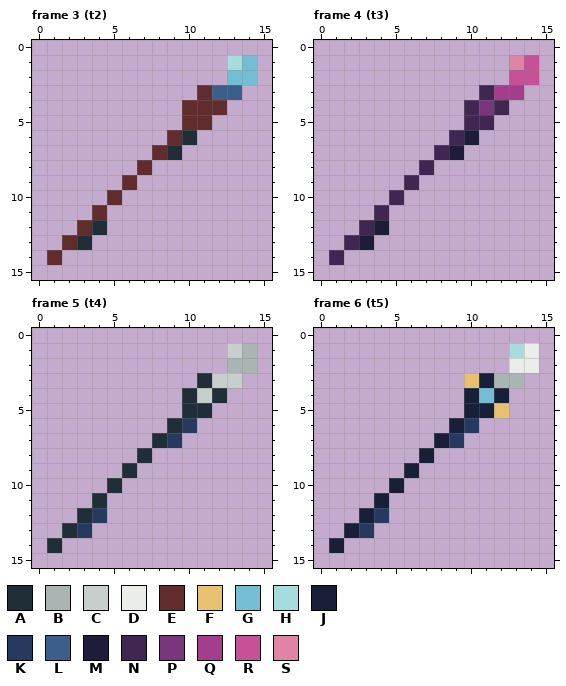
Pixel-art file -- Art/items/weapons/weapons.aseprite. Above is the file before it was changed.
16x16 pixels, 9 frames. Shown: frame 3 (t2), frame 4 (t3), frame 5 (t4), frame 6 (t5). The commit also changed other frames, which this record leaves out.
Palette (. is transparent): A #202e37  B #a8b5b2  C #c7cfcc  D #ebede9  E #602c2c  F #e8c170  G #73bed3  H #a4dddb  J #172038  K #253a5e  L #3c5e8b  M #1e1d39  N #402751  P #7a367b  Q #a23e8c  R #c65197  S #df84a5
Pixels before, frame 3 (t2), first column x 1:
 1 ............HG
 2 ............GG
 3 ..........ELL.
 4 .........EEE..
 5 .........EE...
 6 ........EA....
 7 .......EA.....
 8 ......E.......
 9 .....E........
10 ....E.........
11 ...E..........
12 ..EA..........
13 .EA...........
14 E.............
Pixels before, frame 4 (t3), first column x 1:
 1 ............SR
 2 ............RR
 3 ..........NQQ.
 4 .........NPN..
 5 .........NN...
 6 ........NM....
 7 .......NM.....
 8 ......N.......
 9 .....N........
10 ....N.........
11 ...N..........
12 ..NM..........
13 .NM...........
14 N.............
Pixels before, frame 5 (t4), first column x 1:
 1 ............CB
 2 ............BB
 3 ..........ACC.
 4 .........ACA..
 5 .........AA...
 6 ........AK....
 7 .......AK.....
 8 ......A.......
 9 .....A........
10 ....A.........
11 ...A..........
12 ..AK..........
13 .AK...........
14 A.............
Pixels before, frame 6 (t5), first column x 1:
 1 ............HD
 2 ............DD
 3 .........FJBB.
 4 .........JGJ..
 5 .........JJF..
 6 ........JK....
 7 .......JK.....
 8 ......J.......
 9 .....J........
10 ....J.........
11 ...J..........
12 ..JK..........
13 .JK...........
14 J.............
Now the later version:
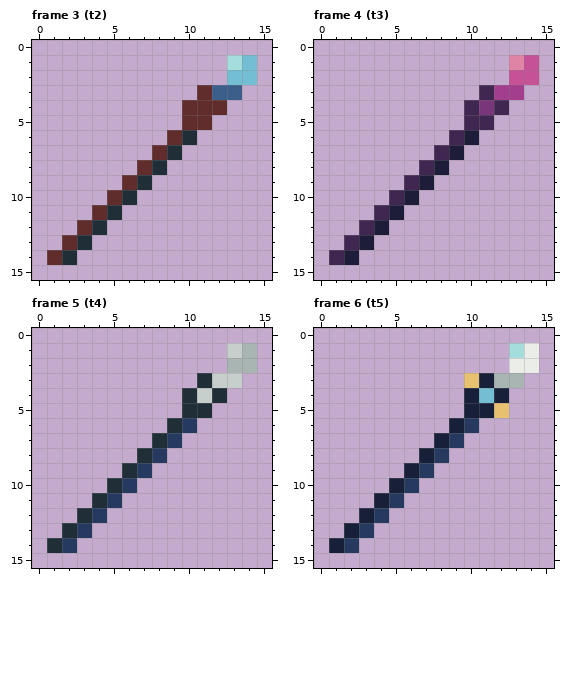
Message: Staves loogin SICKK
Diff:
Frame 3 (t2), layer "staves":
y 8: x 8 . -> A
y 9: x 7 . -> A
y 10: x 6 . -> A
y 11: x 5 . -> A
y 14: x 2 . -> A
Frame 4 (t3), layer "staves":
y 8: x 8 . -> M
y 9: x 7 . -> M
y 10: x 6 . -> M
y 11: x 5 . -> M
y 14: x 2 . -> M
Frame 5 (t4), layer "staves":
y 8: x 8 . -> K
y 9: x 7 . -> K
y 10: x 6 . -> K
y 11: x 5 . -> K
y 14: x 2 . -> K
Frame 6 (t5), layer "staves": the same change as frame 5 (t4)
Where, in picture pixels (left, top, right, bottom), the same in both pictures:
added: (62, 160, 167, 265)
added: (344, 160, 449, 265)
added: (62, 448, 167, 553)
added: (344, 448, 449, 553)
